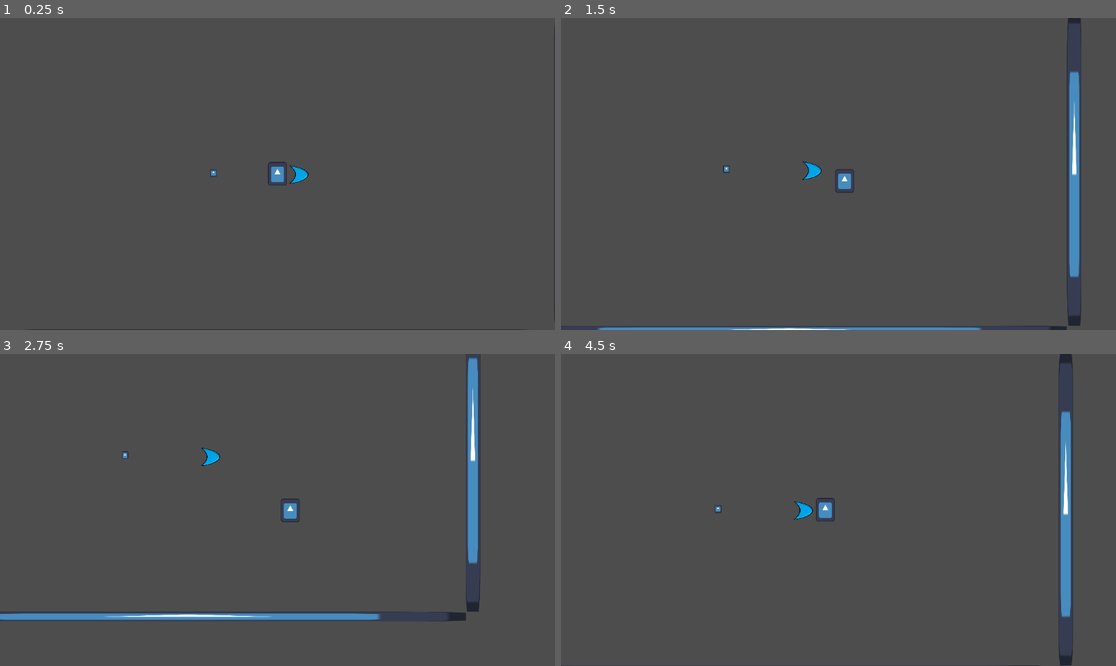
Above: before the commit, frames 1-4 (two rows, left to right).
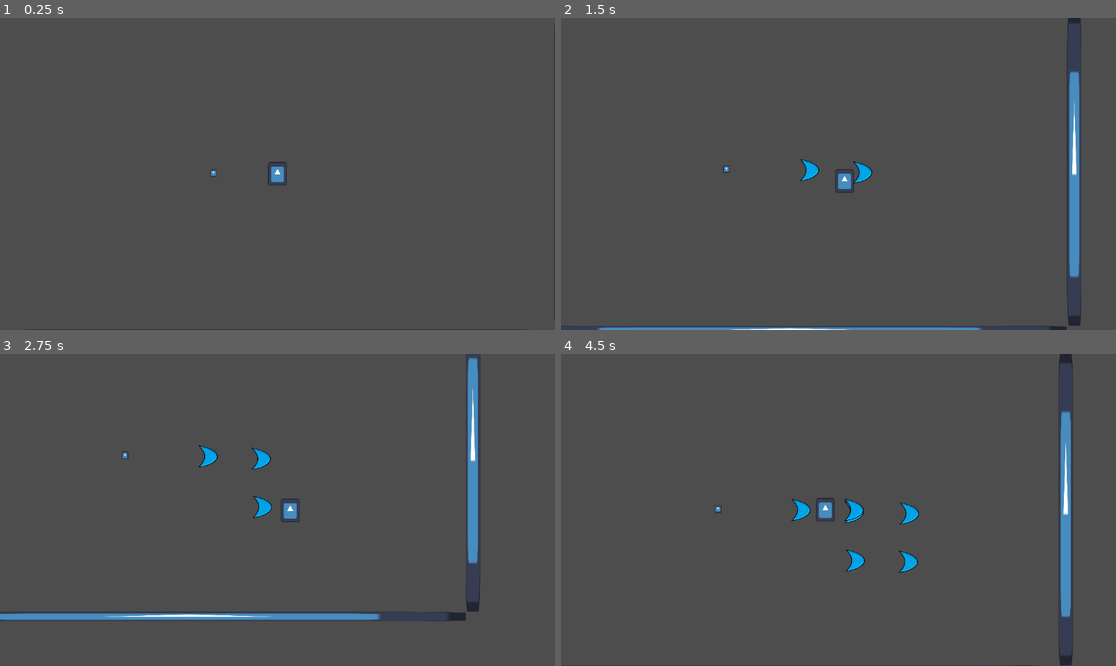
Above: after the commit, the same moments.

Repository: Tarot-Team/Project-Boss-Rush
Game: Godot game, scene res://game.tscn
The game is run twice, just before and just after one commit, with the same random seed, the same clock (stepped at 60 frames per second) and the same inputs. The engine's default icon, where the game draws it, is replaced by a stand-in: a white triangle on a blue panel in a dark square.
Inputs (mouse positions are in pixels of both pictures, inside the frame that each line leads up to):
- Up to frame 1 (0.25 s): no input
- Up to frame 2 (1.5 s): tap Enter at 0.5 s; move the mouse to (960, 158) at 0.52 s; press the mouse at (960, 158) at 0.53 s; hold Right (ui_right) 0.53-1.28 s; move the mouse to (727, 189) at 1.27 s; release the mouse at (727, 189) at 1.28 s; hold Down (ui_down) from 1.28 s (still down); click (727, 189) at 1.35 s
- Up to frame 3 (2.75 s): move the mouse to (333, 441) at 2.02 s; release Down (ui_down) at 2.03 s; press the mouse at (333, 441) at 2.03 s; hold Right (ui_right) from 2.03 s (still down)
- Up to frame 4 (4.5 s): move the mouse to (810, 572) at 2.77 s; release Right (ui_right) at 2.78 s; release the mouse at (810, 572) at 2.78 s; hold Up (ui_up) 2.78-3.53 s; click (810, 572) at 2.85 s; move the mouse to (1005, 556) at 3.52 s; press the mouse at (1005, 556) at 3.53 s; hold Left (ui_left) from 3.53 s (still down); move the mouse to (672, 463) at 4.27 s; release the mouse at (672, 463) at 4.28 s; click (672, 463) at 4.35 s

The runs differ from the first frame. In frame 1, 0.1% of the frame differs, in the area x 52-56%, y 47-54%; in frame 2, 0.2%; in frame 3, 0.4%; in frame 4, 0.7%, in the area x 41-65%, y 46-71%.

Commit message:
attack appears but does not disappear

Diff:
--- a/attack.gd
+++ b/attack.gd
@@ -4,10 +4,11 @@
 # Called when the node enters the scene tree for the first time.
 func _ready() -> void:
 	get_tree().create_timer(0.3).timeout.connect(queue_free)
+	print("creating instance")
 
 func _on_area_entered(area: Area2D) -> void:
 	if area.is_in_group("enemy"):
-		area.damage
+		area.take_damage(10)
 
 
 # Called every frame. 'delta' is the elapsed time since the previous frame.
--- a/game.tscn
+++ b/game.tscn
@@ -3,8 +3,8 @@
 [ext_resource type="PackedScene" uid="uid://ddaah1f8rj5br" path="res://wall_horizontal.tscn" id="1_feb5d"]
 [ext_resource type="PackedScene" uid="uid://rnagip23axfj" path="res://wall_vertical.tscn" id="2_fc0e3"]
 [ext_resource type="PackedScene" uid="uid://ckudr8chj1kgo" path="res://player.tscn" id="3_7jktm"]
+[ext_resource type="PackedScene" uid="uid://d36qts1hky2id" path="res://sword_swipe.tscn" id="4_7jktm"]
 [ext_resource type="PackedScene" uid="uid://pvbuc6ql1xcn" path="res://hit_box.tscn" id="4_fc0e3"]
-[ext_resource type="Texture2D" uid="uid://n4id1nqohuyr" path="res://attack_base.png" id="5_7jktm"]
 
 [node name="Node2D" type="Node2D" unique_id=1106800021]
 
@@ -20,6 +20,7 @@
 
 [node name="player" parent="." unique_id=133357582 instance=ExtResource("3_7jktm")]
 position = Vector2(578, 325)
+attack_scene = ExtResource("4_7jktm")
 
 [node name="hitBox" parent="." unique_id=1451157788 instance=ExtResource("4_fc0e3")]
 position = Vector2(329, 273)
@@ -27,10 +28,5 @@
 [node name="Timer" type="Timer" parent="hitBox" unique_id=1801373004]
 wait_time = 0.5
 
-[node name="AttackBase" type="Sprite2D" parent="." unique_id=853431307]
-position = Vector2(623, 326.00003)
-rotation = 1.5707964
-scale = Vector2(0.16126962, 0.30117607)
-texture = ExtResource("5_7jktm")
-
+[connection signal="body_exited" from="hitBox" to="hitBox" method="_on_body_exited"]
 [connection signal="timeout" from="hitBox/Timer" to="hitBox" method="_on_timer_timeout"]
--- a/player.gd
+++ b/player.gd
@@ -1,4 +1,5 @@
 extends CharacterBody2D
+@export var attack_scene: PackedScene
 var health: int = 100
 const speed: int = 150
 const acceleration: int = 15
@@ -15,6 +16,16 @@
 	velocity = lerp(velocity, input * speed, lerp_weight)
 	move_and_slide()
 
+func _input(event):
+	if event.is_action_pressed("Attack"):
+		spawn_attack()
+
+func spawn_attack():
+	var attack_instance = attack_scene.instantiate()
+
+	get_parent().add_child(attack_instance)
+	attack_instance.global_position = global_position + Vector2(40,0)
+
 func take_damage(damage:int):
 	health -= damage
 	print(health)
--- a/sword_swipe.tscn
+++ b/sword_swipe.tscn
@@ -9,11 +9,13 @@
 script = ExtResource("1_pkgl8")
 
 [node name="CollisionPolygon2D" type="CollisionPolygon2D" parent="Attack" unique_id=1424937670]
-polygon = PackedVector2Array(616, 404, 639, 312, 687, 259, 742, 314, 765, 404)
+rotation = 1.5707964
+scale = Vector2(0.2751679, 0.2486164)
+polygon = PackedVector2Array(616, 404, 639, 312, 687, 259, 708.6582, 268.12793, 742, 314, 765, 404, 689.5045, 404)
 
 [node name="AttackBase" type="Sprite2D" parent="." unique_id=1721567006]
-position = Vector2(689.75006, 330)
-scale = Vector2(0.64007807, 1.0987655)
+rotation = 1.5707964
+scale = Vector2(0.19388196, 0.3038095)
 texture = ExtResource("2_nwaai")
 
 [connection signal="body_entered" from="Attack" to="Attack" method="_on_area_entered"]
